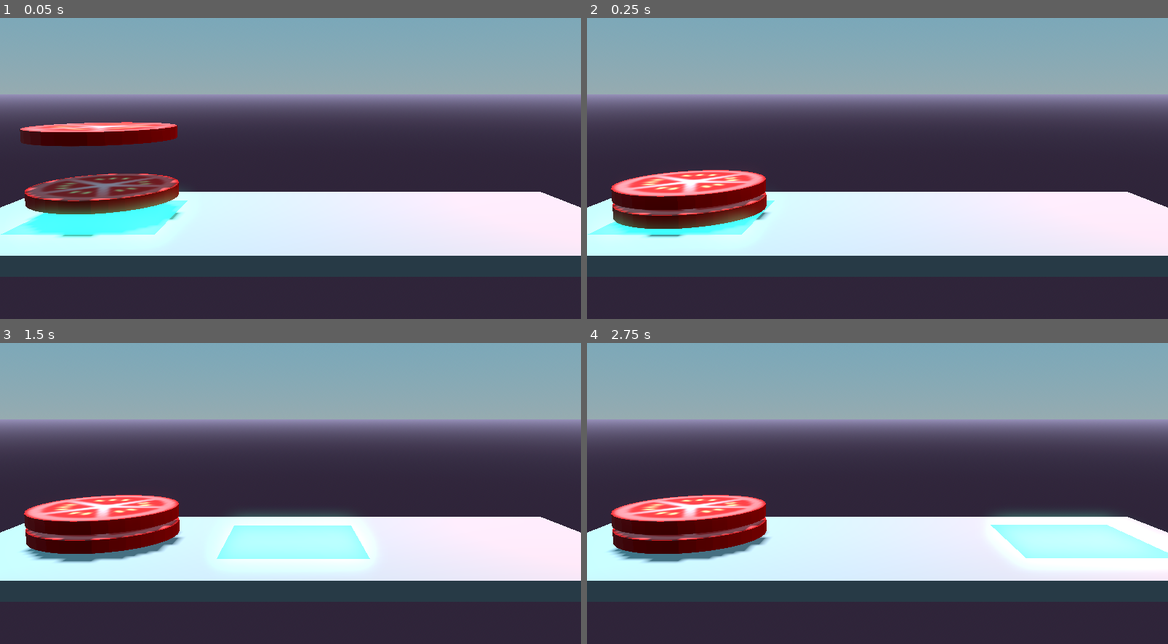
Above: before the commit, frames 1-4 (two rows, left to right).
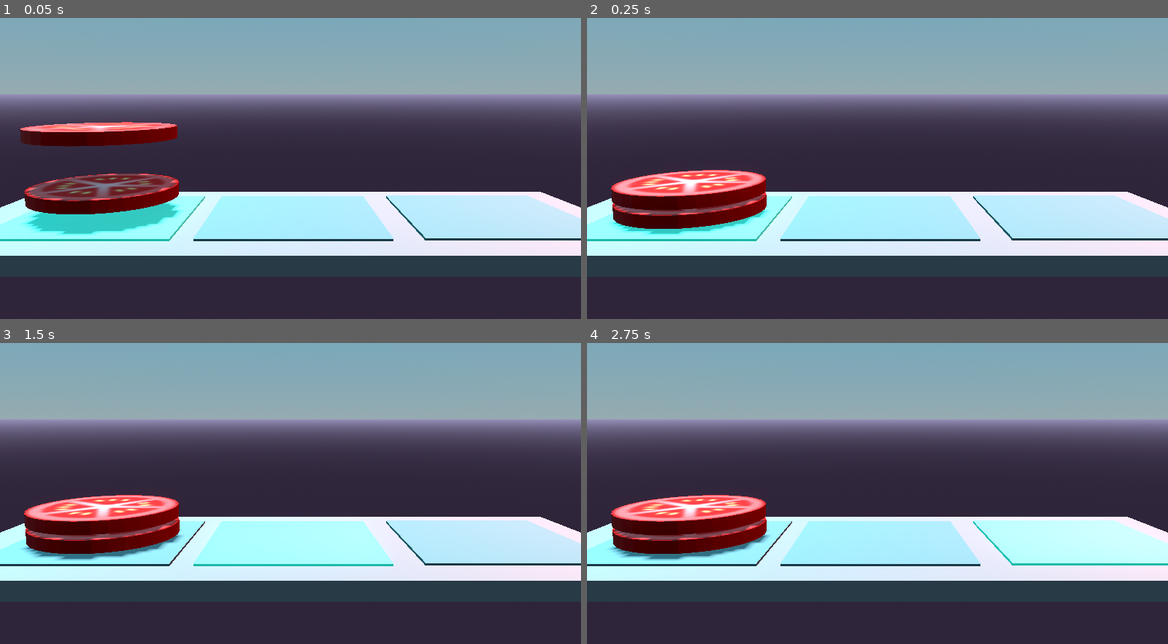
Above: after the commit, the same moments.

Repository: kalgynirae/ld53
Game: Godot game, scene res://scenes/game.tscn
Same seed, same stepped clock (60 frames per second), same inputs: the game is played once before the commit and once after it.
Inputs:
- Up to frame 1 (0.05 s): no input
- Up to frame 2 (0.25 s): no input
- Up to frame 3 (1.5 s): tap Enter at 0.5 s; hold Right (ui_right) 0.53-1.28 s; tap Space at 1.25 s; hold Down (ui_down) from 1.28 s (still down)
- Up to frame 4 (2.75 s): tap Enter at 2 s; release Down (ui_down) at 2.03 s; hold Right (ui_right) from 2.03 s (still down)

The runs differ from the first frame. In frame 1, 12% of the frame differs, in the area x 0-100%, y 57-75%; in frame 2, 11%; in frame 3, 8.0%; in frame 4, 8.6%.

Commit message:
Make platforms visible when not lit

Diff:
--- a/materials/base.tres
+++ b/materials/base.tres
@@ -1,7 +1,11 @@
 [gd_resource type="StandardMaterial3D" format=3 uid="uid://wl2m4q6pj61u"]
 
 [resource]
-albedo_color = Color(0.188235, 0.188235, 0.188235, 1)
+resource_local_to_scene = true
+albedo_color = Color(0.368627, 0.494118, 0.498039, 1)
 emission_enabled = true
-emission = Color(0.101961, 1, 0.623529, 1)
-emission_energy_multiplier = 1.98
+emission = Color(0, 0.94902, 0.823529, 1)
+emission_energy_multiplier = 0.72
+rim = 0.6
+clearcoat_roughness = 0.54
+refraction_scale = 0.25
--- a/scenes/stack.tscn
+++ b/scenes/stack.tscn
@@ -1,9 +1,10 @@
-[gd_scene load_steps=4 format=3]
+[gd_scene load_steps=4 format=3 uid="uid://4hcs237uedlr"]
 
 [ext_resource type="Script" path="res://scripts/stack.gd" id="1_b8p5h"]
 [ext_resource type="Material" uid="uid://wl2m4q6pj61u" path="res://materials/base.tres" id="2_cfdef"]
 
-[sub_resource type="PlaneMesh" id="PlaneMesh_vi2tu"]
+[sub_resource type="BoxMesh" id="BoxMesh_hrddm"]
+size = Vector3(2.5, 0.01, 2.5)
 
 [node name="Stack" type="Node3D"]
 script = ExtResource("1_b8p5h")
@@ -11,4 +12,5 @@
 [node name="Base" type="MeshInstance3D" parent="."]
 transform = Transform3D(0.281387, 0, 0, 0, 1.00957, 0, 0, 0, 0.281387, 0, 0, 0)
 material_override = ExtResource("2_cfdef")
-mesh = SubResource("PlaneMesh_vi2tu")
+cast_shadow = 0
+mesh = SubResource("BoxMesh_hrddm")
--- a/scripts/stack.gd
+++ b/scripts/stack.gd
@@ -11,10 +11,10 @@
 	arrange()
 
 func activate():
-	$Base.visible = true
+	$Base.material_override.emission_enabled = true
 
 func deactivate():
-	$Base.visible = false
+	$Base.material_override.emission_enabled = false
 
 func push(item: Node):
 	items.push_back(item)
